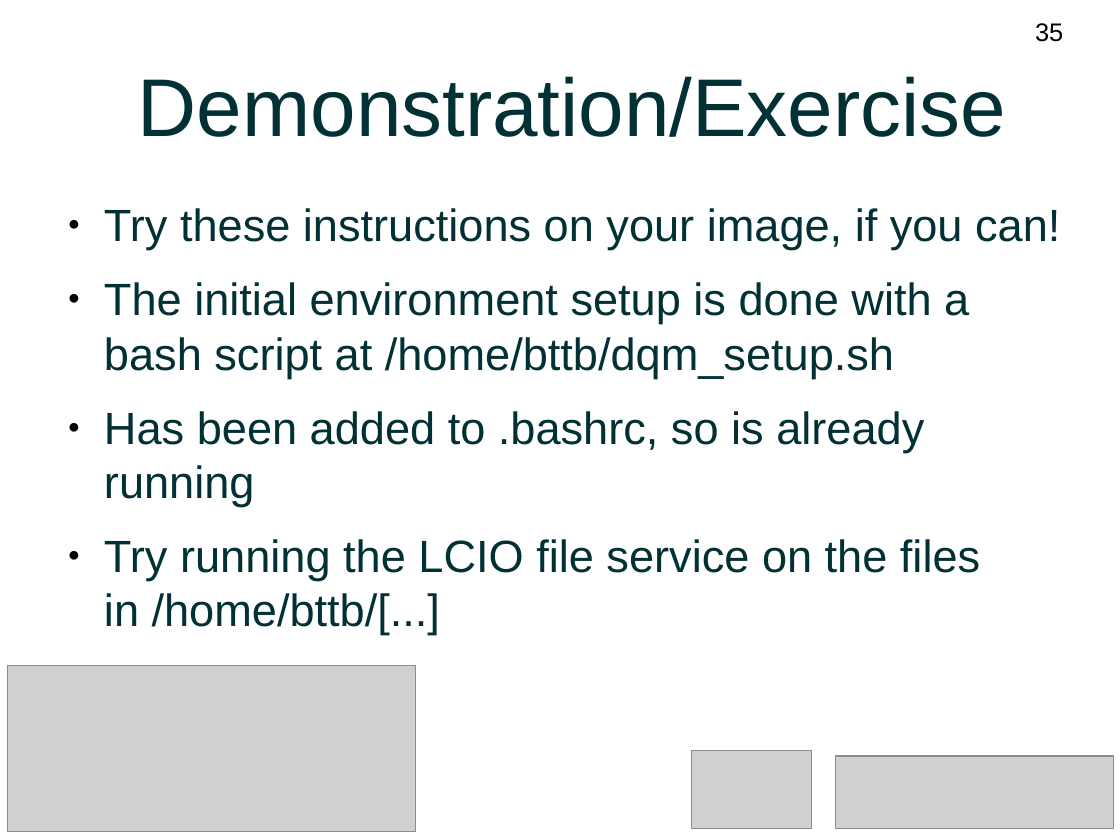
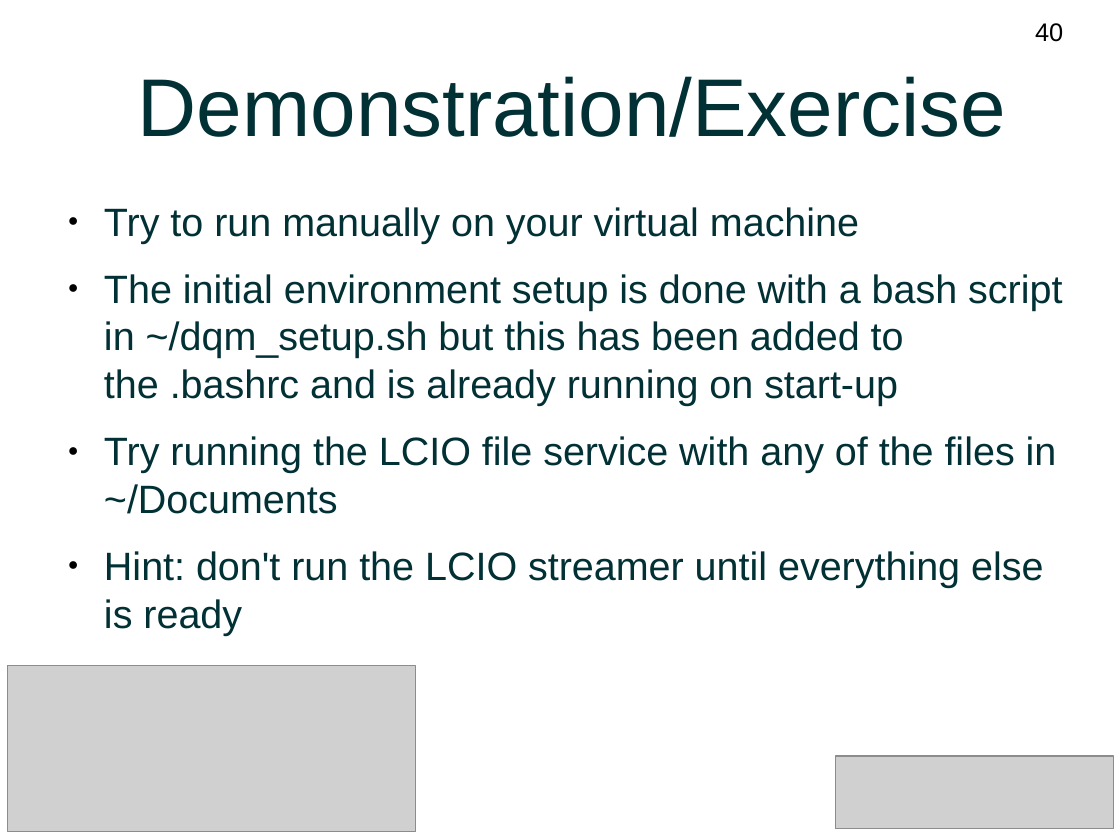
Before and after one commit to DQM4HEP/DQM4HEP-Workshop, a slide deck: slide 40 of BTTB2017-materials/Tutorial.odp (slide 35 before the commit). Drawn at 1120x840 pixels with LibreOffice and Linux fonts; fonts in the diff are those of the drawing; grey boxes stand for pictures. Boxes give left, top, right and bottom in pixels: in the first picture for what was removed or moved away, otherwise in the second. Text is boxed around its words. In the diff, an @@ line names an element or a change of style, - is before the commit and + after.

```diff
--- a/BTTB2017-materials/Tutorial.odp
+++ b/BTTB2017-materials/Tutorial.odp
@@ page number at box(1035, 23, 1063, 42): text changed @@
-35
+40
@@ text at box(104, 207, 1062, 635): text changed; size 32 to 28 pt @@
-● Try these instructions on your image, if you can!
-● The initial environment setup is done with a bash script at /home/bttb/dqm_setup.sh
-● Has been added to .bashrc, so is already running
-● Try running the LCIO file service on the files in /home/bttb/[...]
+● Try to run manually on your virtual machine
+● The initial environment setup is done with a bash script in ~/dqm_setup.sh but this has been added to the .bashrc and is already running on start-up
+● Try running the LCIO file service with any of the files in ~/Documents
+● Hint: don't run the LCIO streamer until everything else is ready
@@ picture removed at box(692, 751, 812, 829) @@
```
Also in this commit, not shown: 61 other slides changed, 7 slides added, 1 slide removed.
